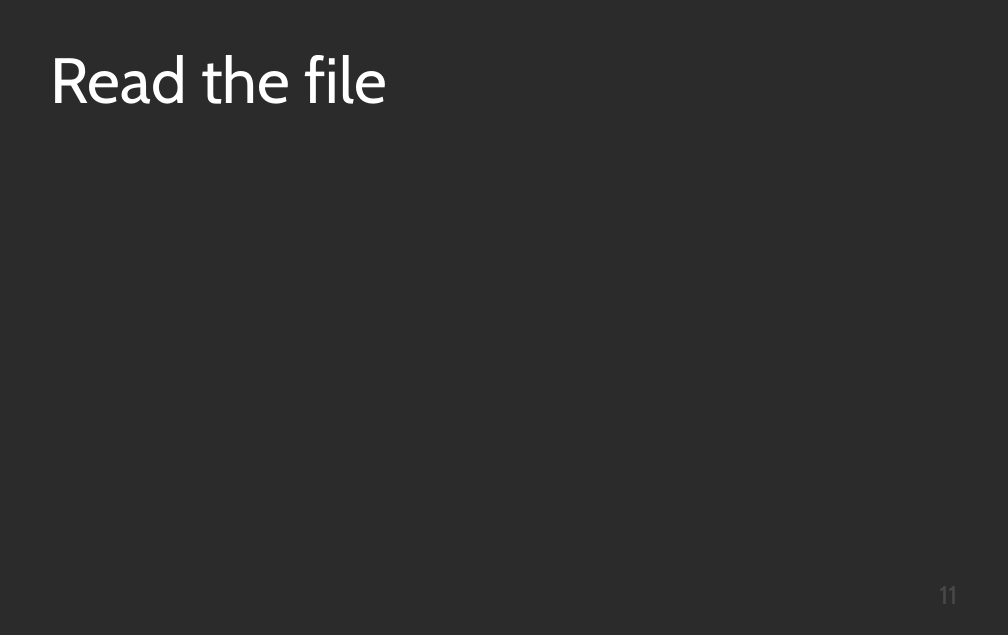
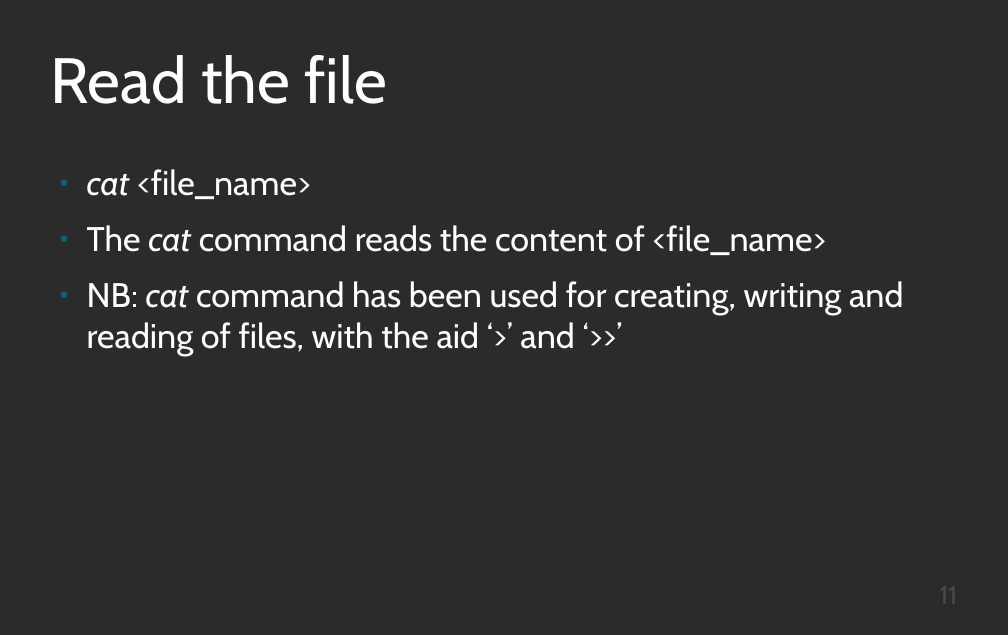
Before and after one commit to Otumian-empire/CLI-presentation, a slide deck: slide 11 of cli.odp. Drawn at 1008x635 pixels with LibreOffice and Linux fonts; fonts in the diff are those of the drawing; background and template pictures are left out; a plain dark background stands for a picture behind light text. Boxes give left, top, right and bottom in pixels: in the first picture for what was removed or moved away, otherwise in the second. Text is boxed around its words. In the diff, an @@ line names an element or a change of style, - is before the commit and + after.

```diff
--- a/cli.odp
+++ b/cli.odp
@@ text added at box(87, 169, 903, 355), 32 pt, text #FFFFFF @@
+● cat <file_name>
+● The cat command reads the content of <file_name>
+● NB: cat command has been used for creating, writing and reading of files, with the aid ‘>’ and ‘>>’
```
Also in this commit, not shown: 10 other slides changed, 4 slides added, 3 slides removed.
